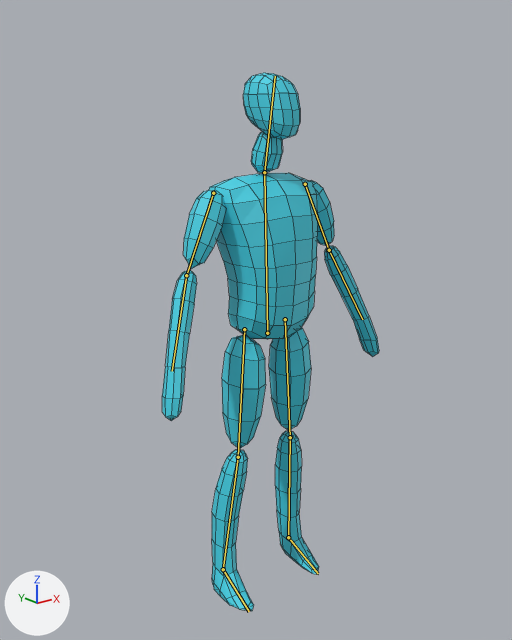
One commit to the Blender file blender/players/Player.blend: the scene before it, then after it.
The view is the same before and after, from a 50 mm camera at (-1.53, -1.85, 1.84) aimed at (0.04, 0.11, 1.05). Every picture has the same lights, and +X, +Y and +Z are marked at lower left. The first picture is the older version. The bones that bend it are drawn over the model as lines. Mesh edges are drawn as thin lines.
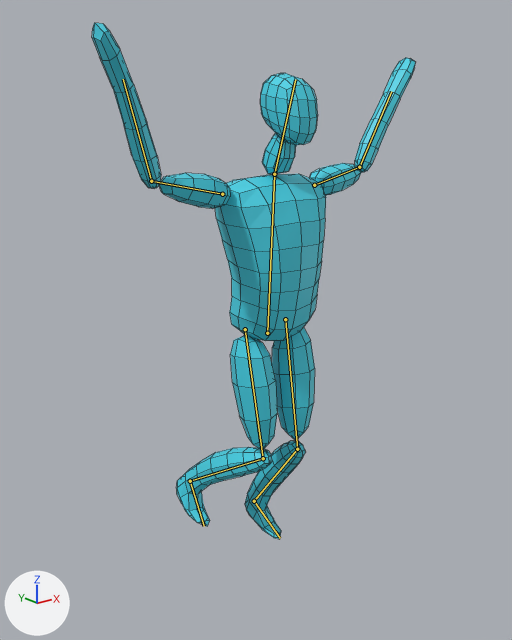
The newer file adds an action. The first version stands in its rest pose; the second is drawn at frame 2 of the action 'crash'.

Boxes (x1, y1, x2, y2) around the edits, measured in the pictures (512 x 640 px):
'Cube', posed (49% wider)
    before: (162, 73, 379, 611)
    after: (92, 23, 415, 539)
bone 'body', root to tip
    before: (267, 333) to (264, 172)
    after: (267, 333) to (274, 174)
bone 'head', root to tip
    before: (264, 172) to (275, 76)
    after: (274, 174) to (295, 79)
bone 'upperarm.l', root to tip
    before: (305, 184) to (329, 250)
    after: (314, 185) to (359, 167)
bone 'lowerarm.l', root to tip
    before: (329, 250) to (362, 319)
    after: (359, 167) to (391, 91)
bone 'upperarm.r', root to tip
    before: (213, 193) to (186, 275)
    after: (222, 194) to (151, 181)
bone 'lowerarm.r', root to tip
    before: (186, 275) to (172, 371)
    after: (151, 181) to (123, 79)

The change in detail:
Bone 'body' (bone_body) turns from (0, 0, 0) to (5, 0, 0) degrees about its own x, y and z.
Bone 'head' (bone_head) turns from (0, 0, 0) to (3, 0, 0) degrees about its own x, y and z.
Bone 'upperarm.l' (bone_upperarm_l) turns from (0, 0, 0) to (-11, 0, 73) degrees about its own x, y and z.
Bone 'lowerarm.l' (bone_lowerarm_l) moves from (0.0, 0.0, 0.0) to (0.001, 0.001, 0.0).
Bone 'lowerarm.l' (bone_lowerarm_l) turns from (0, 0, 0) to (-3, 5, 56) degrees about its own x, y and z.
Bone 'upperarm.r' (bone_upperarm_r) turns from (0, 0, 0) to (4, 3, -78) degrees about its own x, y and z.
Bone 'lowerarm.r' (bone_lowerarm_r) moves from (0.0, 0.0, 0.0) to (0.001, -0.001, 0.0).
Bone 'lowerarm.r' (bone_lowerarm_r) turns from (0, 0, 0) to (4, -26, -56) degrees about its own x, y and z.
Bone 'iklegtarget.l' (bone_iklegtarget_l) moves from (0.0, 0.0, 0.0) to (0.044, 0.162, -0.121).
Bone 'iklegtarget.l' (bone_iklegtarget_l) turns from (0, 0, 0) to (-7, 0, 1) degrees about its own x, y and z.
Bone 'iklegtarget.r' (bone_iklegtarget_r) moves from (0.0, 0.0, 0.0) to (-0.031, 0.299, -0.238).
Bone 'iklegtarget.r' (bone_iklegtarget_r) turns from (0, 0, 0) to (-29, -1, -2) degrees about its own x, y and z.
